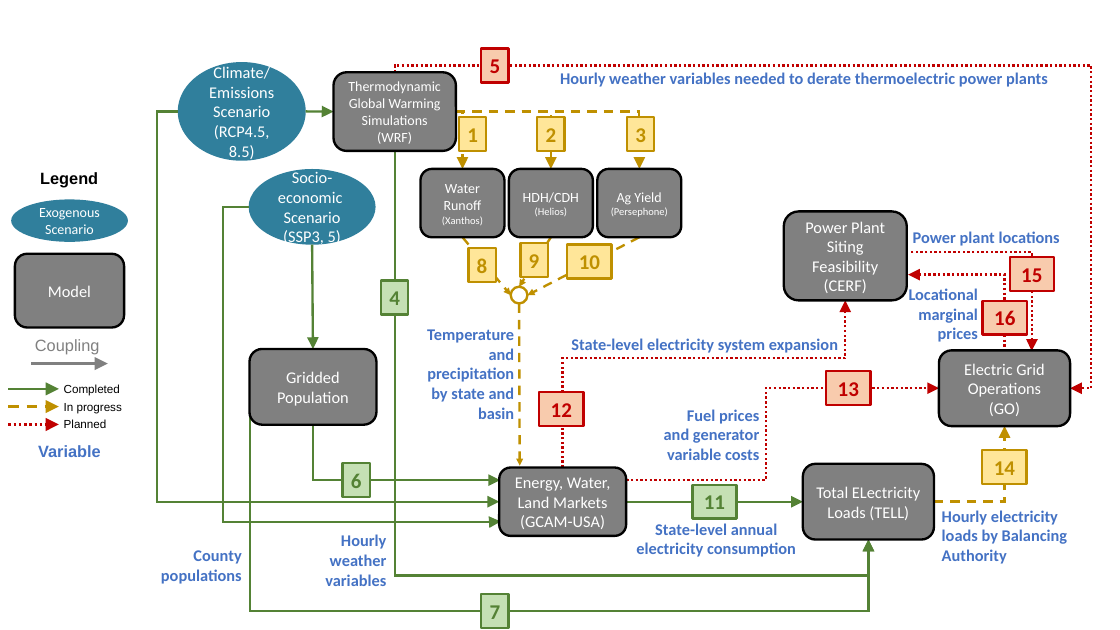
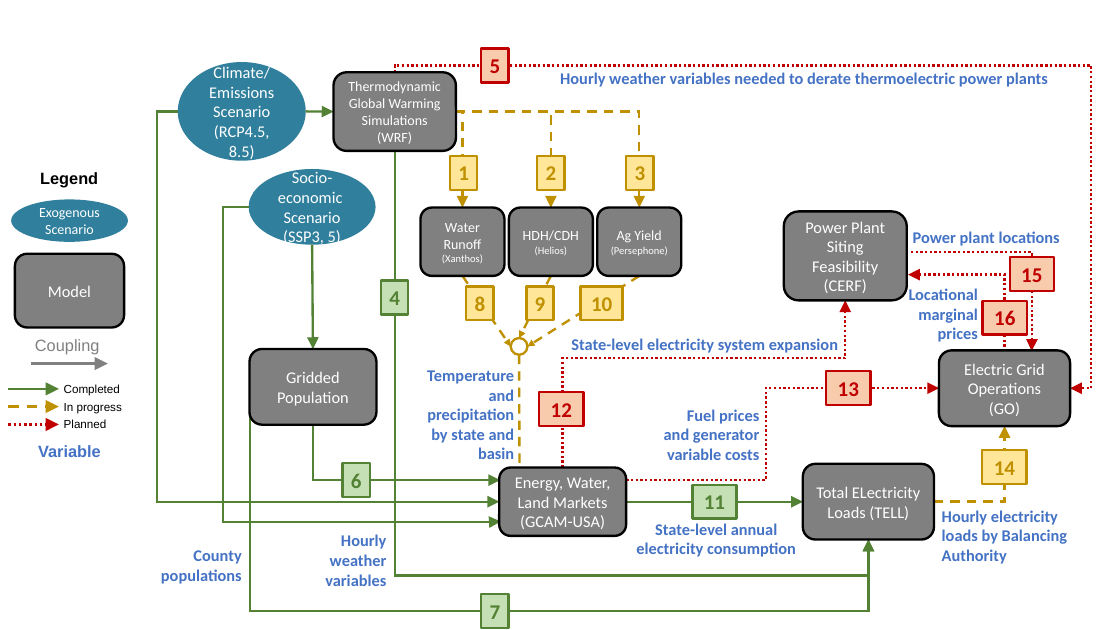
Before and after one commit to IMMM-SFA/exp_group_b, a slide deck: slide 1 of experiment_diagram/experiment-B-N6_interconnect.pptx. Drawn at 1120x630 pixels with LibreOffice and Linux fonts; fonts in the diff are those of the drawing. Boxes give left, top, right and bottom in pixels: in the first picture for what was removed or moved away, otherwise in the second. Text is boxed around its words. In the diff, an @@ line names an element or a change of style, - is before the commit and + after.

```diff
--- a/experiment_diagram/experiment-B-N6_interconnect.pptx
+++ b/experiment_diagram/experiment-B-N6_interconnect.pptx
@@ elbow arrow moved from (456, 112) - (639, 169) to (456, 112) - (639, 208) @@
@@ elbow arrow moved from (456, 112) - (551, 169) to (456, 112) - (551, 208) @@
@@ elbow arrow moved from (456, 112) - (463, 169) to (456, 112) - (463, 208) @@
@@ rectangle "1" moved from (x1=459, y1=117, x2=486, y2=150) to (x1=450, y1=155, x2=478, y2=189) @@
@@ arrow moved from (463, 237) - (511, 295) to (463, 276) - (511, 346) @@
@@ rectangle "8" moved from (x1=469, y1=248, x2=497, y2=281) to (x1=466, y1=287, x2=494, y2=320) @@
@@ arrow moved from (551, 237) - (519, 287) to (551, 276) - (519, 338) @@
@@ rectangle "9" moved from (x1=521, y1=243, x2=549, y2=276) to (x1=527, y1=287, x2=555, y2=320) @@
@@ arrow moved from (639, 237) - (528, 295) to (639, 276) - (528, 346) @@
@@ rectangle "10" moved from (x1=567, y1=245, x2=612, y2=278) to (x1=581, y1=287, x2=623, y2=320) @@
@@ ellipse moved from (x1=511, y1=287, x2=528, y2=303) to (x1=511, y1=338, x2=528, y2=355) @@
@@ arrow moved from (519, 303) - (520, 465) to (519, 355) - (520, 517) @@
@@ 3 rounded rectangles, 2 rectangles, 1 text moved together from (x1=421, y1=117, x2=681, y2=419) to (x1=421, y1=155, x2=681, y2=459) @@
```
Also in this commit, not shown: 1 other file.
